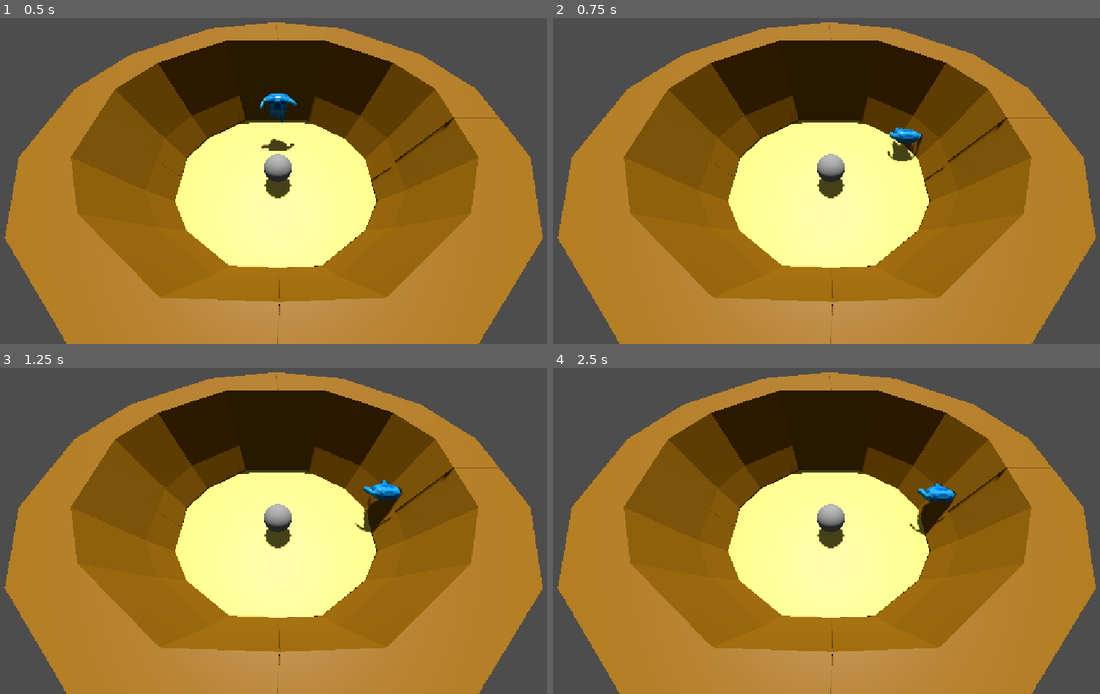
Above: before the commit, frames 1-4 (two rows, left to right).
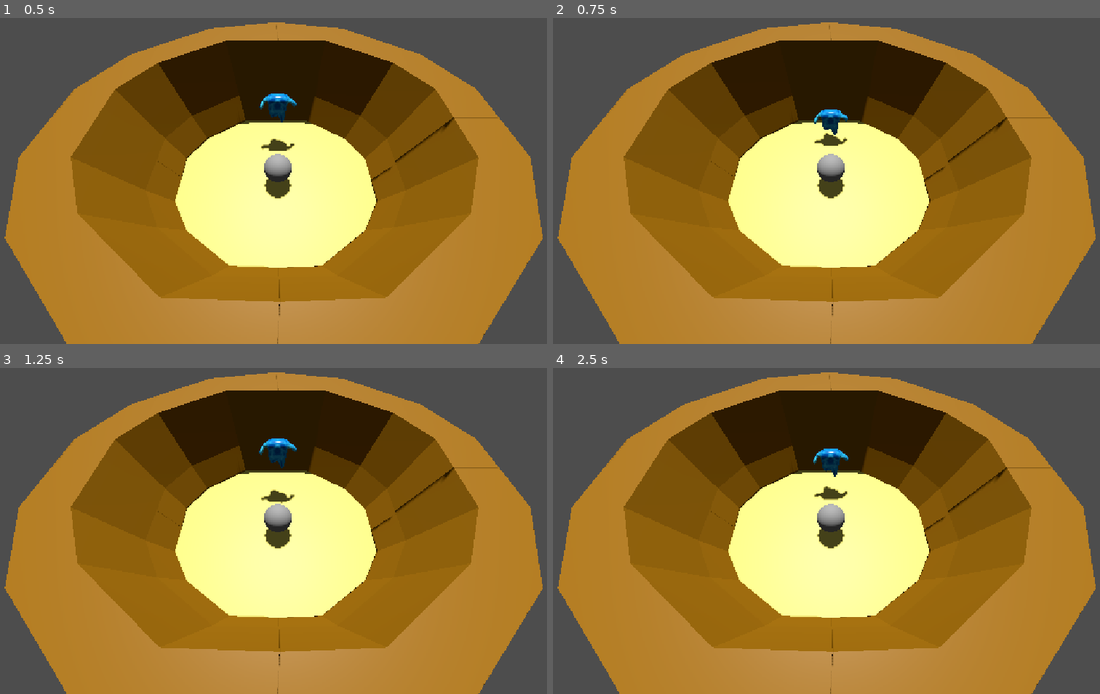
Above: after the commit, the same moments.

Repository: wildevi26250-tech/tcob
Game: Godot game, scene res://Main.tscn
Two runs of this game, one before a commit and one after it. Both use one fixed random seed, a clock stepped at 60 frames per second and the inputs below.
Inputs (mouse positions are in pixels of both pictures, inside the frame that each line leads up to):
- Up to frame 1 (0.5 s): no input
- Up to frame 2 (0.75 s): tap Enter (ui_accept) at 0.5, 0.6 s; move the mouse to (957, 164) at 0.52 s; hold Right (ui_right) from 0.53 s (still down); click (957, 164) at 0.67 s
- Up to frame 3 (1.25 s): keep holding Right (ui_right); tap Space (Jump, bound only after the commit) at 0.77, 0.8, 1.07 s
- Up to frame 4 (2.5 s): release Right (ui_right) at 1.25 s; drag from (717, 547) to (799, 596) at 1.27 s; move the mouse to (886, 459) at 2.02 s; hold Right (ui_right) from 2.03 s (still down); tap Enter (ui_accept) at 2.1 s; tap Space (Jump, bound only after the commit) at 2.3 s

Frame 1 is identical in both runs. In frame 2, 0.9% of the frame differs, in the area x 47-68%, y 28-45%; in frame 3, 1.1%, in the area x 47-74%, y 21-52%; in frame 4, 1.1%.

Commit message:
fixed script

Diff:
--- a/Main.tscn
+++ b/Main.tscn
@@ -3,6 +3,7 @@
 [ext_resource type="PackedScene" uid="uid://bqgejg3pf54sl" path="res://Player.tscn" id="1_uu6xs"]
 [ext_resource type="PackedScene" uid="uid://bf8622s805cqh" path="res://Level.tscn" id="2_r0du0"]
 [ext_resource type="PackedScene" uid="uid://c012ognpw31i4" path="res://colosseum.tscn" id="3_cm0pq"]
+[ext_resource type="Script" uid="uid://dgj0ruvy3dh3w" path="res://camera_3d.gd" id="3_fos0i"]
 [ext_resource type="PackedScene" uid="uid://c5soijj3s17n1" path="res://Enemy.tscn" id="3_r0du0"]
 
 [sub_resource type="Environment" id="Environment_p3a75"]
@@ -29,8 +30,10 @@
 transform = Transform3D(1, 0, 0, 0, -0.37273467, 0.927938, 0, -0.927938, -0.37273467, 0, 15.476816, 7.8666115)
 shadow_enabled = true
 
-[node name="Camera3D" type="Camera3D" parent="." unique_id=1148633664]
+[node name="Camera3D" type="Camera3D" parent="." unique_id=1148633664 node_paths=PackedStringArray("target")]
 transform = Transform3D(1, 0, 0, 0, 0.5282381, 0.8490963, 0, -0.8490963, 0.5282381, 0, 12.265902, 8.379003)
+script = ExtResource("3_fos0i")
+target = NodePath("../CharacterBody3D")
 
 [node name="colosseum" parent="." unique_id=42025773 instance=ExtResource("3_cm0pq")]
 
--- /dev/null
+++ b/camera_3d.gd
@@ -0,0 +1,20 @@
+extends Camera3D
+
+@export var target: Node3D
+@export var follow_speed: float = 6.0
+@export var horizontal_offset: float = 0.0
+
+@export var use_limits: bool = false
+@export var min_x: float = -20.0
+@export var max_x: float = 50.0
+
+func _physics_process(delta: float) -> void:
+	if not target:
+		return
+
+	var desired_x: float = target.global_position.x + horizontal_offset
+
+	if use_limits:
+		desired_x = clamp(desired_x, min_x, max_x)
+
+	global_position.x = lerp(global_position.x, desired_x, follow_speed * delta)
--- a/character_body_3d.gd
+++ b/character_body_3d.gd
@@ -1,50 +1,59 @@
 extends CharacterBody3D
 
-@onready var play_anim = $"tcob-player/AnimationPlayer"
-@onready var rig = $"tcob-player/rig"
-const SPEED = 5.0
-const JUMP_VELOCITY = 4.5
-var dash_speed = 100
+@export var speed: float = 6.5
+@export var rotation_speed: float = 12.0
+@export var jump_velocity: float = 6.0
+
+@onready var rig: Node3D = $"tcob-player/rig"
+@onready var anim_player: AnimationPlayer = $"tcob-player/AnimationPlayer"
+
+var gravity: float = ProjectSettings.get_setting("physics/3d/default_gravity")
+
+func _physics_process(delta: float) -> void:
+	if not is_on_floor():
+		velocity.y -= gravity * delta
+	elif Input.is_action_just_pressed("Jump"):
+		velocity.y = jump_velocity
+
+	var input_dir: Vector2 = Input.get_vector("left", "right", "forward", "backward")
+
+	var cam := get_viewport().get_camera_3d()
+	var direction := Vector3.ZERO
+
+	if cam:
+		var cam_forward: Vector3 = cam.global_basis.z
+		cam_forward.y = 0.0
+		cam_forward = cam_forward.normalized()
+
+		var cam_right: Vector3 = cam.global_basis.x
+		cam_right.y = 0.0
+		cam_right = cam_right.normalized()
+
+		direction = (cam_right * input_dir.x + cam_forward * input_dir.y).normalized()
+	else:
+		direction = Vector3(input_dir.x, 0.0, input_dir.y).normalized()
+
+	if direction != Vector3.ZERO:
+		velocity.x = direction.x * speed
+		velocity.z = direction.z * speed
+		var target_angle: float = atan2(direction.x, direction.z) + PI
+		rig.rotation.y = lerp_angle(rig.rotation.y, target_angle, rotation_speed * delta)
+
+		update_animation("rigAction")
 
 
-func _physics_process(delta: float) -> void:
-	# Add the gravity.
+		update_animation("rigAction")
+	else:
+		velocity.x = move_toward(velocity.x, 0, speed)
+		velocity.z = move_toward(velocity.z, 0, speed)
+
+		update_animation("idle")
+
 	if not is_on_floor():
-		velocity += get_gravity() * delta
-
-	# Handle jump.
-	if Input.is_action_just_pressed("ui_accept") and is_on_floor():
-		velocity.y = JUMP_VELOCITY
-
-	# Get the input direction and handle the movement/deceleration.
-	# As good practice, you should replace UI actions with custom gameplay actions.
-	var input_dir := Input.get_vector("ui_left", "ui_right", "ui_up", "ui_down")
-	var direction := (transform.basis * Vector3(input_dir.x, 0, input_dir.y)).normalized()
-	if direction:
-		velocity.x = direction.x * SPEED
-		velocity.z = direction.z * SPEED
-		play_anim.play("rigAction")
-	else:
-		velocity.x = move_toward(velocity.x, 0, SPEED)
-		velocity.z = move_toward(velocity.z, 0, SPEED)
-
-	if Input.is_action_just_pressed("ui_accept") && not is_on_floor():
-		velocity.x += dash_speed
-
-	if Input.is_action_just_pressed("ui_up"):
-		rig.rotate(Vector3.UP, 1)
-
-	if Input.is_action_just_pressed("ui_down"):
-		transform.basis = Basis()
-		rotate_object_local(Vector3.UP, 2)
-
-	if Input.is_action_just_pressed("ui_left"):
-		transform.basis = Basis()
-		rotate_object_local(Vector3.LEFT, 1)
-
-	if Input.is_action_just_pressed("ui_right"):
-		transform.basis = Basis()
-		rotate_object_local(Vector3.LEFT, -1)
-
+		update_animation("jump")
 
 	move_and_slide()
+
+func update_animation(anim_name: String) -> void:
+	if anim_player.has_animation(anim_name) and anim_player.current_animation != anim_name:
+		anim_player.play(anim_name)
--- a/project.godot
+++ b/project.godot
@@ -17,6 +17,7 @@
 
 [autoload]
 
+AmbientCG="*uid://cnxneyd8ilml2"
 Global="*uid://caevg4hql8mp"
 <<<<<<<HEADGlobal="*uid://dfd6imul62a8m"
 
@@ -29,6 +30,34 @@
 
 enabled=PackedStringArray("res://addons/backstitch/plugin.cfg", "res://addons/backstitch_temp/plugin.cfg", "res://addons/blendkit/plugin.cfg")
 
+[input]
+
+Jump={
+"deadzone": 0.2,
+"events": [Object(InputEventKey,"resource_local_to_scene":false,"resource_name":"","device":-1,"window_id":0,"alt_pressed":false,"shift_pressed":false,"ctrl_pressed":false,"meta_pressed":false,"pressed":false,"keycode":0,"physical_keycode":32,"key_label":0,"unicode":32,"location":0,"echo":false,"script":null)
+]
+}
+forward={
+"deadzone": 0.2,
+"events": [Object(InputEventKey,"resource_local_to_scene":false,"resource_name":"","device":-1,"window_id":0,"alt_pressed":false,"shift_pressed":false,"ctrl_pressed":false,"meta_pressed":false,"pressed":false,"keycode":0,"physical_keycode":87,"key_label":0,"unicode":119,"location":0,"echo":false,"script":null)
+]
+}
+left={
+"deadzone": 0.2,
+"events": [Object(InputEventKey,"resource_local_to_scene":false,"resource_name":"","device":-1,"window_id":0,"alt_pressed":false,"shift_pressed":false,"ctrl_pressed":false,"meta_pressed":false,"pressed":false,"keycode":0,"physical_keycode":65,"key_label":0,"unicode":97,"location":0,"echo":false,"script":null)
+]
+}
+right={
+"deadzone": 0.2,
+"events": [Object(InputEventKey,"resource_local_to_scene":false,"resource_name":"","device":-1,"window_id":0,"alt_pressed":false,"shift_pressed":false,"ctrl_pressed":false,"meta_pressed":false,"pressed":false,"keycode":0,"physical_keycode":68,"key_label":0,"unicode":100,"location":0,"echo":false,"script":null)
+]
+}
+backward={
+"deadzone": 0.2,
+"events": [Object(InputEventKey,"resource_local_to_scene":false,"resource_name":"","device":-1,"window_id":0,"alt_pressed":false,"shift_pressed":false,"ctrl_pressed":false,"meta_pressed":false,"pressed":false,"keycode":0,"physical_keycode":83,"key_label":0,"unicode":115,"location":0,"echo":false,"script":null)
+]
+}
+
 [physics]
 
 3d/physics_engine="Jolt Physics"
Not shown, added: camera_3d.gd.uid
